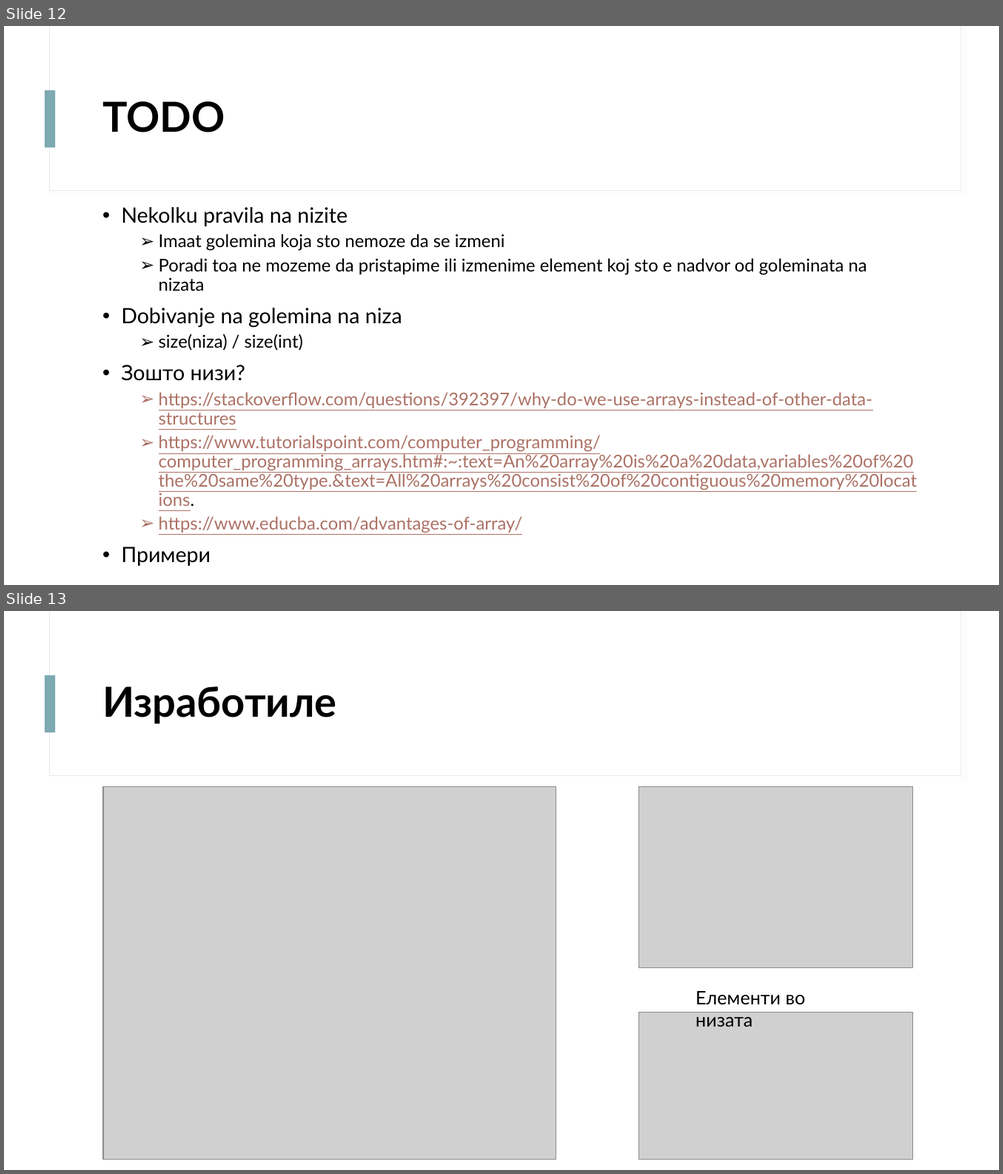
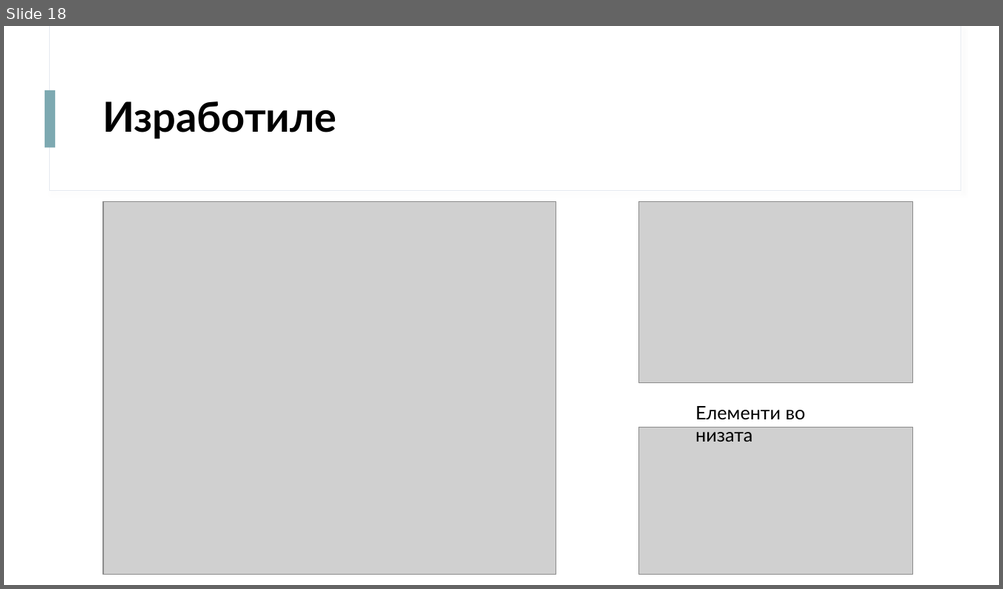
Before and after one commit to davidanastasov/Programski, a slide deck: Nizi/Prezentacija/Nizi.pptx. Shown one above the other, each under a label of ours: slides 12 and 13 before the commit, slide 18 after it. The pictures are 1003x1174 and 1003x589 pixels, drawn with LibreOffice and Linux fonts; fonts in the diff are those of the drawing; grey boxes stand for pictures. Boxes give left, top, right and bottom in pixels: in the first picture for what was removed or moved away, otherwise in the second. Text is boxed around its words. In the diff, an @@ line names an element or a change of style, - is before the commit and + after.

```diff
--- a/Nizi/Prezentacija/Nizi.pptx
+++ b/Nizi/Prezentacija/Nizi.pptx
@@ slide 12 removed at <box>4,26,999,585</box>, background #FFFFFF; not listed: 3 template elements that a slide beside it also shows @@
@@ title removed at <box>102,101,225,133</box> @@
-TODO
@@ text removed at <box>121,207,917,566</box> @@
-• Nekolku pravila na nizite
-  ➢ Imaat golemina koja sto nemoze da se izmeni
-  ➢ Poradi toa ne mozeme da pristapime ili izmenime element koj sto e nadvor od goleminata na nizata
-• Dobivanje na golemina na niza
-  ➢ size(niza) / size(int)
-• Зошто низи?
-  ➢ https://stackoverflow.com/questions/392397/why-do-we-use-arrays-instead-of-other-data-structures
-  ➢ https://www.tutorialspoint.com/computer_programming/computer_programming_arrays.htm#:~:text=An%20array%20is%20a%20data,variables%20of%20the%20same%20type.&text=All%20arrays%20consist%20of%20contiguous%20memory%20locations.
-  ➢ https://www.educba.com/advantages-of-array/
-• Примери
@@ what was slide 13 is now slide 18 @@
```
Also in this commit, not shown: 5 slides changed, 7 slides added, 1 other slide removed, 5 other files.
